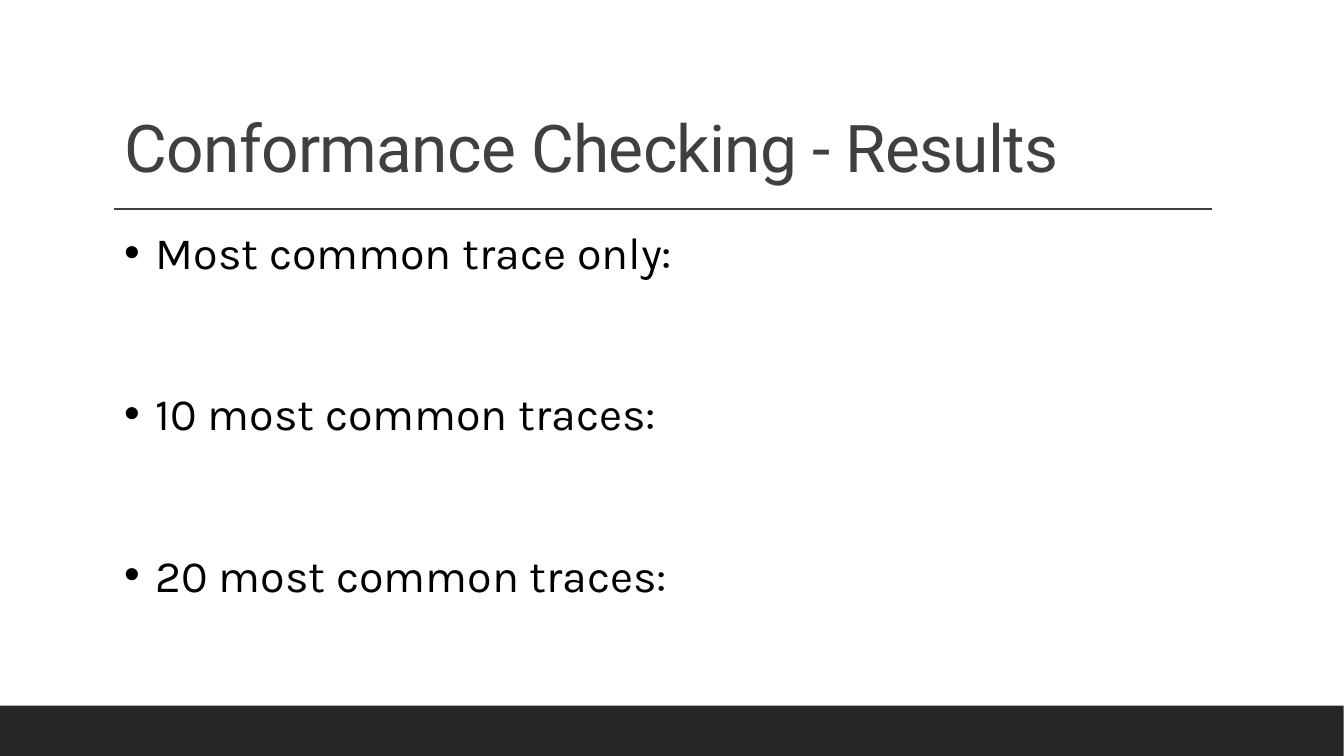
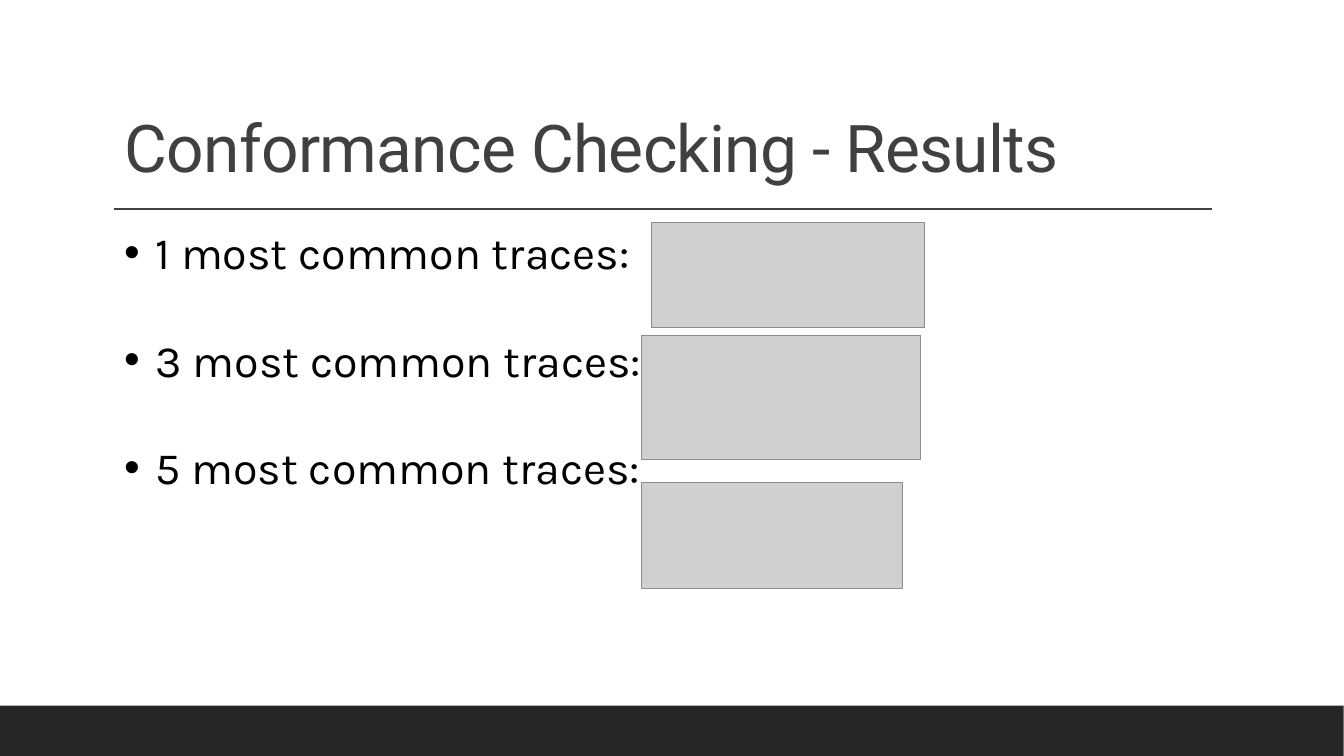
Before and after one commit to Noam-Diamant/Process-Mining, a slide deck: slide 12 of Sepsis Cases – Event Log.pptx. Drawn at 1344x756 pixels with LibreOffice and Linux fonts; fonts in the diff are those of the drawing; grey boxes stand for pictures. Boxes give left, top, right and bottom in pixels: in the first picture for what was removed or moved away, otherwise in the second. Text is boxed around its words. In the diff, an @@ line names an element or a change of style, - is before the commit and + after.

Commit message:
added updated pptx and code

```diff
--- a/Sepsis Cases – Event Log.pptx
+++ b/Sepsis Cases – Event Log.pptx
@@ picture added at [651, 223, 925, 328] @@
@@ text at [156, 240, 642, 485]: text changed @@
-• Most common trace only:
-• 10 most common traces:
-• 20 most common traces:
+• 1 most common traces:
+• 3 most common traces:
+• 5 most common traces:
@@ picture added at [641, 335, 921, 460] @@
@@ picture added at [641, 483, 902, 589] @@
```
Also in this commit, not shown: 2 other slides changed, 3 slides added, 1 other file.
